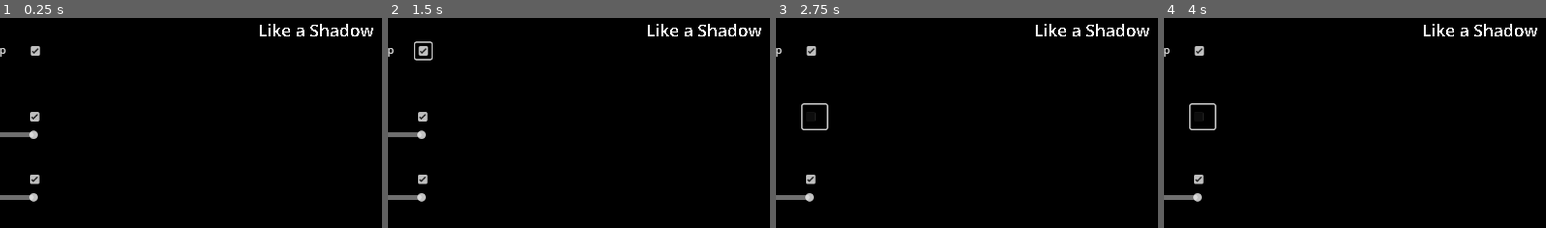
Above: before the commit, frames 1-4 (left to right).
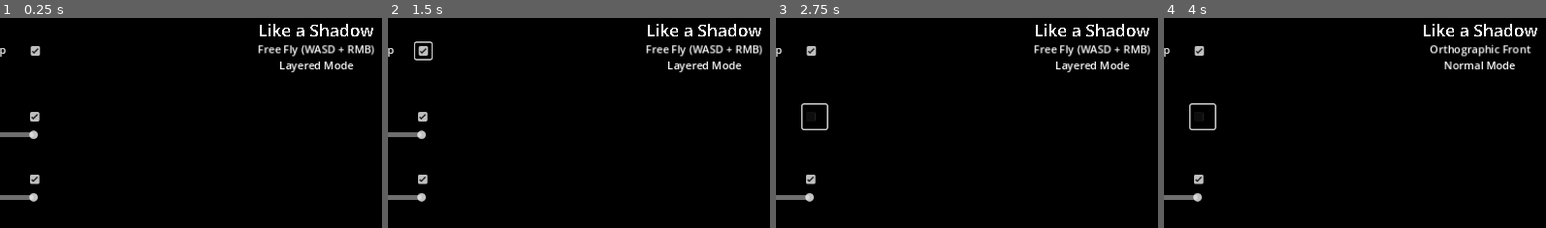
Above: after the commit, the same moments.

Repository: JDS890/CSC475-DSP-Visualisation
Game: Godot game, scene res://Scenes/spectrogram_stems/spectrogram_stems.tscn
The game is run twice, just before and just after one commit, with the same random seed, the same clock (stepped at 60 frames per second) and the same inputs.
Inputs (mouse positions are % of the whole screen's width and height, from its top left):
- Up to frame 1 (0.25 s): no input
- Up to frame 2 (1.5 s): click (13, 8) at 0.5 s; click (13, 8) at 1.25 s
- Up to frame 3 (2.75 s): click (13, 24) at 2.02 s
- Up to frame 4 (4 s): tap Enter at 2.75 s; move the mouse to (73, 43) at 2.77 s; hold D 2.78-3.5 s; tap C (change_camera) at 2.85 s; click (73, 43) at 2.92 s; tap M (change_mode) at 3.05 s; tap Space at 3.5 s; drag from (30, 53) to (45, 69) at 3.52 s
The pictures show only the part of the screen within x 8-58%, y 0-50%; the shares and areas given below are measured in that part.

The runs differ from the first frame. In frame 1, 1.3% of the frame differs, in the area x 67-98%, y 12-26%; in frame 2, 1.3%; in frame 3, 1.3%; in frame 4, 1.1%.

Commit message:
Fix layered mode

Diff:
--- a/Scenes/UI_scene.tscn
+++ b/Scenes/UI_scene.tscn
@@ -182,6 +182,38 @@
 grow_vertical = 0
 text = "[H]ide UI, change [T]rack, change [M]ode, change [C]amera"
 
+[node name="CameraLabel" type="Label" parent="HBoxContainer/Middle Spacer"]
+layout_mode = 1
+anchors_preset = 7
+anchor_left = 0.5
+anchor_top = 1.0
+anchor_right = 0.5
+anchor_bottom = 1.0
+offset_left = -234.0
+offset_top = -586.0
+offset_right = 216.0
+offset_bottom = -563.0
+grow_horizontal = 2
+grow_vertical = 0
+text = "Default Camera View"
+horizontal_alignment = 1
+
+[node name="DisplayModeLabel" type="Label" parent="HBoxContainer/Middle Spacer"]
+layout_mode = 1
+anchors_preset = 7
+anchor_left = 0.5
+anchor_top = 1.0
+anchor_right = 0.5
+anchor_bottom = 1.0
+offset_left = -234.0
+offset_top = -562.0
+offset_right = 216.0
+offset_bottom = -539.0
+grow_horizontal = 2
+grow_vertical = 0
+text = "Default Display Mode"
+horizontal_alignment = 1
+
 [node name="Button" type="Button" parent="HBoxContainer/Middle Spacer"]
 visible = false
 layout_mode = 1
--- a/Scenes/spectrogram_stems/camera.gd
+++ b/Scenes/spectrogram_stems/camera.gd
@@ -20,7 +20,7 @@
 var _velocity = Vector3(0.0, 0.0, 0.0)
 var _acceleration = 30
 var _deceleration = -10
-var _vel_multiplier = 4
+var _vel_multiplier = 40
 
 # Keyboard state
 var _w = false
--- a/Scenes/spectrogram_stems/spectrogram_stems.tscn
+++ b/Scenes/spectrogram_stems/spectrogram_stems.tscn
@@ -31,7 +31,7 @@
 script = ExtResource("2_pih38")
 
 [node name="O_Front" type="Camera3D" parent="Cameras"]
-transform = Transform3D(1, 0, 0, 0, 1, 0, 0, 0, 1, 63.729, 0, 71.457)
+transform = Transform3D(1, 0, 0, 0, 1, 0, 0, 0, 1, 63.729, 24.845, 71.457)
 projection = 1
 size = 73.865
 
--- a/Scripts/UI Scripts/UI_scene.gd
+++ b/Scripts/UI Scripts/UI_scene.gd
@@ -10,6 +10,8 @@
 @onready var stem_signal_bus = get_node("HBoxContainer/LeftBar")
 @onready var spectro_signal_bus = get_node("HBoxContainer/RightBar")
 @onready var song_label = get_node("HBoxContainer/Middle Spacer/SongLabel")
+@onready var camera_label = get_node("HBoxContainer/Middle Spacer/CameraLabel")
+@onready var display_mode_label = get_node("HBoxContainer/Middle Spacer/DisplayModeLabel")
 @onready var track_bar = get_node("HBoxContainer/Middle Spacer/TrackSlider")
 
 # Called when the node enters the scene tree for the first time.
@@ -29,6 +31,8 @@
 		controller.slider_update.connect(spectro_control_response)
 
 	song_label.text = Global.PROGRAM_SONGS[4]
+	camera_label.text = Global.CAMERA_MODES[Global.current_camera_mode]
+	display_mode_label.text = Global.DISPLAY_MODES[Global.current_display_mode]
 
 # Logic for hiding the UI on button press
 func _input(_event):
@@ -36,9 +40,15 @@
 		_hidden_UI = !_hidden_UI
 		self.visible = _hidden_UI
 	elif Input.is_action_just_pressed("change_song"):
-		await get_tree().create_timer(0.2).timeout
+		await get_tree().create_timer(0.05).timeout
 		print("Changed song to name", Global.songname)
 		song_label.text = Global.songname
+	elif Input.is_action_just_pressed("change_mode"):
+		await get_tree().create_timer(0.05).timeout
+		display_mode_label.text = Global.DISPLAY_MODES[Global.current_display_mode]
+	elif Input.is_action_just_pressed("change_camera"):
+		await get_tree().create_timer(0.05).timeout
+		camera_label.text = Global.CAMERA_MODES[Global.current_camera_mode]
 
 # These IDs are associated with each slider in the order they
 # 	they appear in the UI.
--- a/Scripts/global.gd
+++ b/Scripts/global.gd
@@ -11,15 +11,21 @@
 ]
 
 const DISPLAY_MODES = [
-	"Individual",
-	"Layered",
+	"Normal Mode",
+	"Layered Mode",
 ]
 
+var current_display_mode = 1
+
 const CAMERA_MODES = [
-	"Free",
-	"Orthographic",
-	"Animated",
+	"Left Angle",
+	"Right Angle",
+	"Free Fly (WASD + RMB)",
+	"Orthographic Front",
+	"Orthographic Top",
 ]
+
+var current_camera_mode = 2
 
 const STEMS = [
 	"Bass",
@@ -28,6 +34,7 @@
 	"Piano",
 	"Vocal",
 ]
+
 
 const BUS_NAMES = [
 	&"Bass Bus",
--- a/Scripts/spectrograms.gd
+++ b/Scripts/spectrograms.gd
@@ -97,7 +97,7 @@
 	elif Input.is_action_just_pressed("change_mode"):
 		spec_mode = (spec_mode + 1) % Global.SPECMODES.size()
 		material.set_shader_parameter("mode", spec_mode)
-		print("change_mode pressed!")
+		Global.current_display_mode = spec_mode
 
 	elif Input.is_action_just_pressed("change_camera"):
 
@@ -116,8 +116,11 @@
 		var next_camera = null
 		for i in range(cameras.size()):
 			if cameras[i] == current_camera:
-				next_camera = cameras[(i + 1) % cameras.size()]
+				var next_i = (i + 1) % cameras.size()
+				next_camera = cameras[next_i]
+				Global.current_camera_mode = next_i
 				break
+
 
 		# Set the next camera as current
 		if next_camera:
--- a/Shaders/spectrogram_stem.gdshader
+++ b/Shaders/spectrogram_stem.gdshader
@@ -109,9 +109,6 @@
 				break;
 			}
 		}
+		ALPHA = alpha;
 	}
-	//if (ALPHA < 0.99) {
-	ALPHA = alpha;
-	//}
-	//RIM = 1.0;
 }
--- a/project.godot
+++ b/project.godot
@@ -10,10 +10,11 @@
 
 [application]
 
-config/name="ViZley"
+config/name="Stemmy"
 config/description="A 3D spectrogram audio stem visualizer"
 run/main_scene="res://Scenes/spectrogram_stems/spectrogram_stems.tscn"
 config/features=PackedStringArray("4.2")
+run/max_fps=60
 config/icon="res://icon.png"
 
 [autoload]
